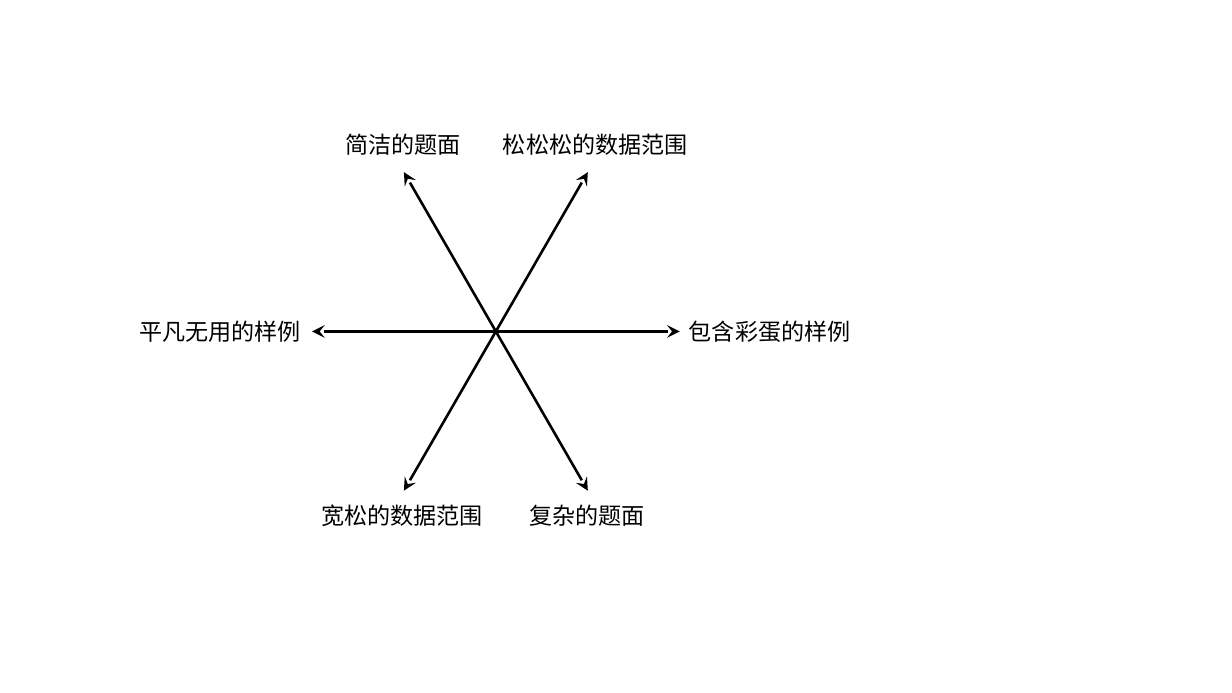
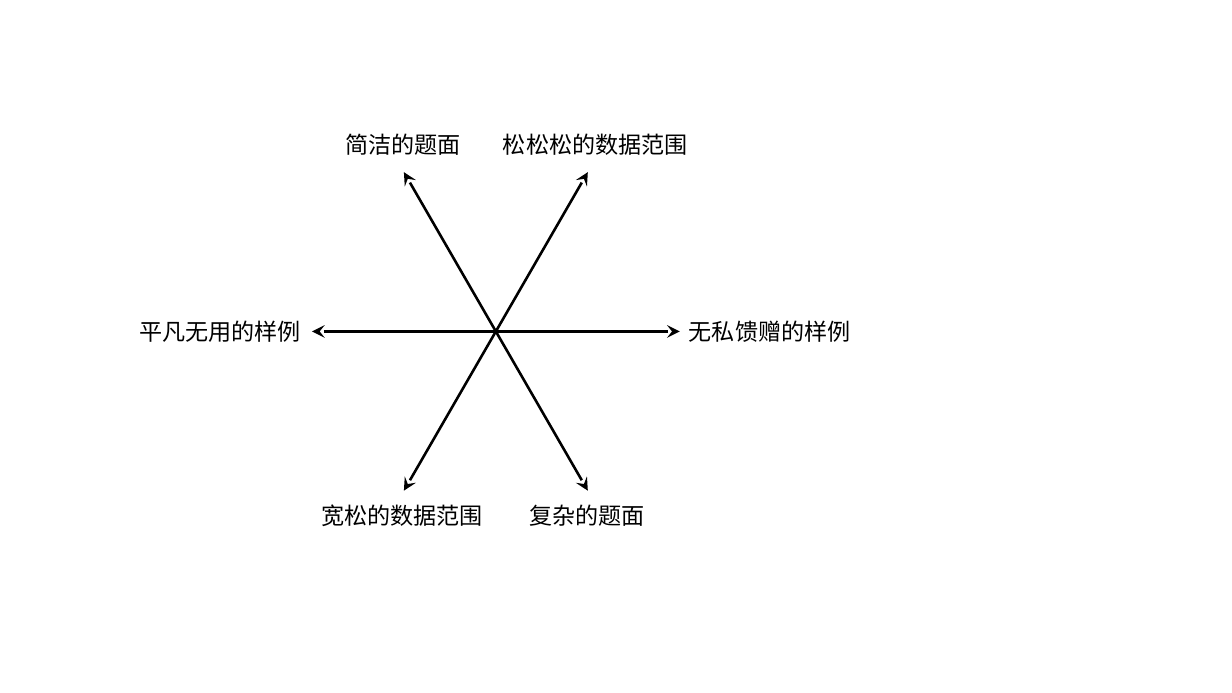
Before and after one commit to yylidiw/thupc_1, a slide deck: slide 1 of day0/F/resources/graph1.pptx. Drawn at 1232x693 pixels with LibreOffice and Linux fonts; fonts in the diff are those of the drawing. Boxes give left, top, right and bottom in pixels: in the first picture for what was removed or moved away, otherwise in the second. Text is boxed around its words. In the diff, an @@ line names an element or a change of style, - is before the commit and + after.

```diff
--- a/day0/F/resources/graph1.pptx
+++ b/day0/F/resources/graph1.pptx
@@ text at <box>689,320,851,342</box>: text changed @@
-包含彩蛋的样例
+无私馈赠的样例
```
Also in this commit, not shown: 1 other file.
